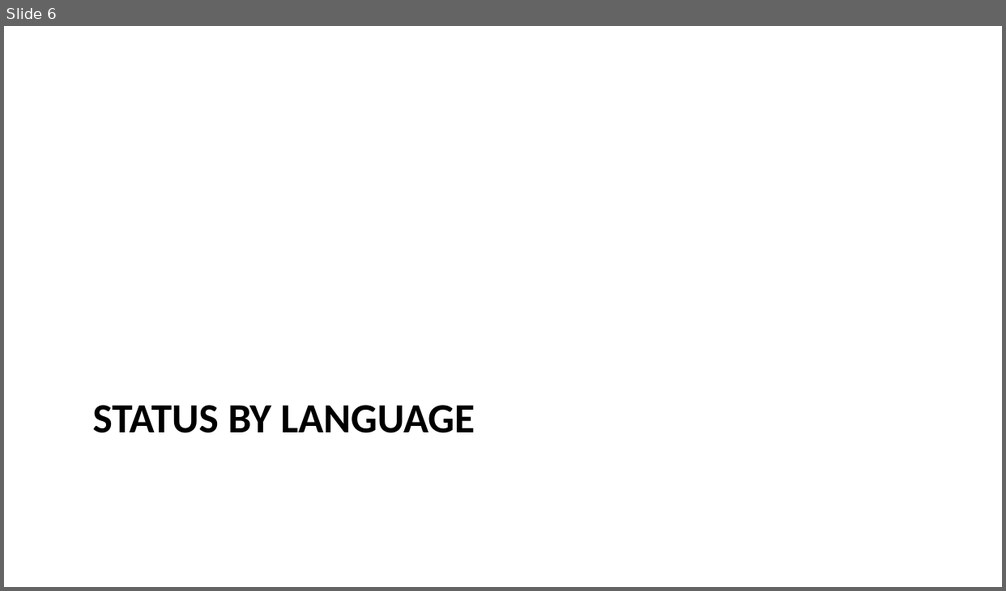
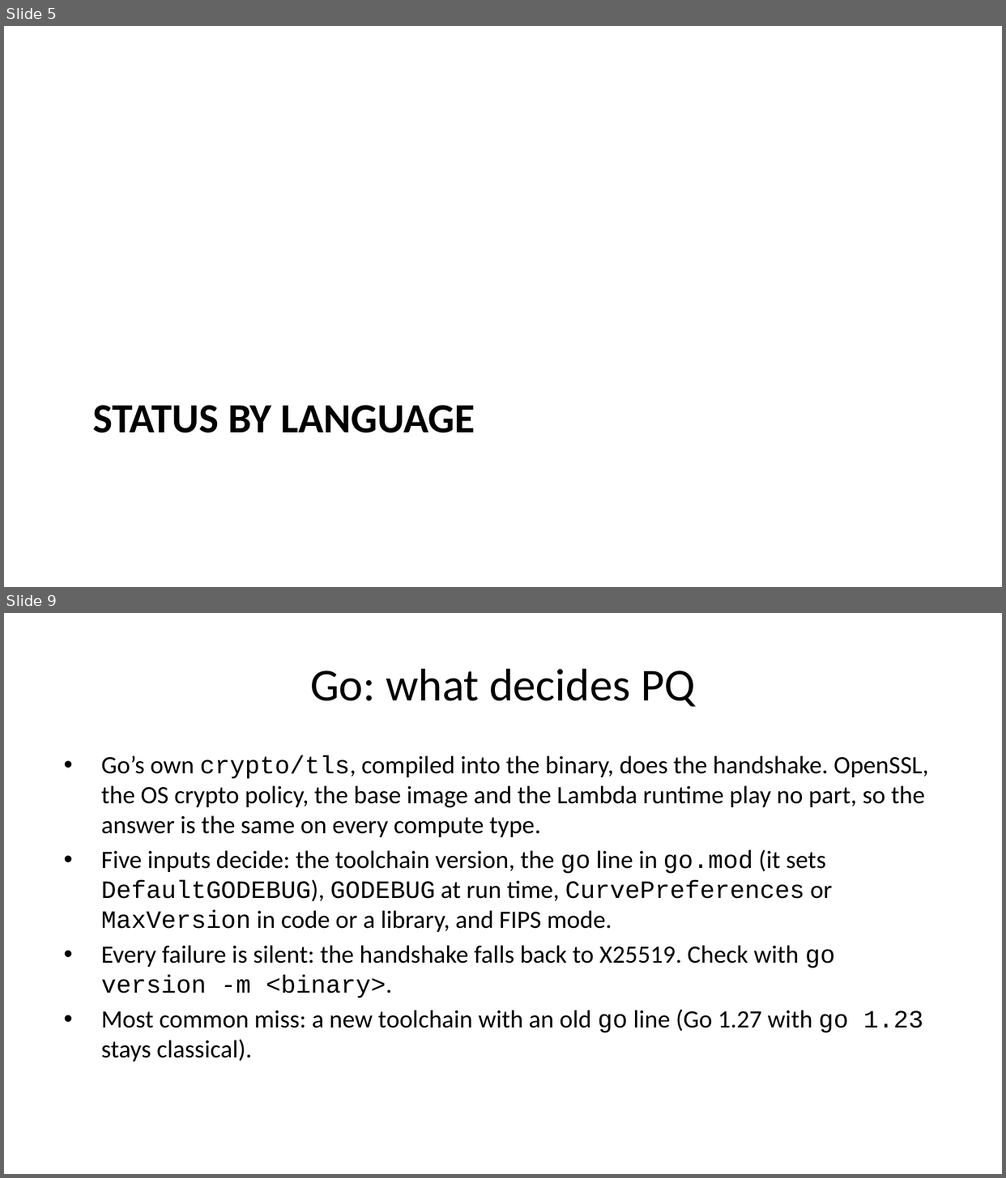
Before and after one commit to moolivkkr/PQC, a slide deck: PQC-Summary.pptx. Shown one above the other, each under a label of ours: slide 6 before the commit, slides 5 and 9 after it; the slides between them are not shown. The pictures are 1006x591 and 1006x1178 pixels, drawn with LibreOffice and Linux fonts; fonts in the diff are those of the drawing. Boxes give left, top, right and bottom in pixels: in the first picture for what was removed or moved away, otherwise in the second. Text is boxed around its words. In the diff, an @@ line names an element or a change of style, - is before the commit and + after.

Commit message:
Deck: three detail slides per language and an ALB/NLB slide; smaller body font template so slides fit
- Per language: what decides PQ, versions/compute types and fixes, pitfalls and e2e evidence
- ALB/NLB: listener policy (not the certificate) turns PQ on; backend leg uses the PQ backend policy
- e2e README: LocalStack ALB ignores SslPolicy (probe: 2016-08 listener still negotiated X25519MLKEM768), so no ALB case
- 03-go: ALB-to-target leg uses ELBSecurityPolicy-TLS13-1-0-PQ-2025-09 (AWS docs) instead of 'not confirmed'
- Rebuilt HTML, PDF, DOCX; deck rendered and checked slide by slide

```diff
--- a/PQC-Summary.pptx
+++ b/PQC-Summary.pptx
@@ slide 9 added at bbox=[4, 613, 1002, 1174], background #FFFFFF @@
@@ title added at bbox=[310, 668, 695, 707], 33 pt, text #000000 @@
+Go: what decides PQ
@@ text added at bbox=[101, 756, 928, 1062], 18 pt, text #000000 @@
+• Go’s own crypto/tls, compiled into the binary, does the handshake. OpenSSL, the OS crypto policy, the base image and the Lambda runtime play no part, so the answer is the same on every compute type.
+• Five inputs decide: the toolchain version, the go line in go.mod (it sets DefaultGODEBUG), GODEBUG at run time, CurvePreferences or MaxVersion in code or a library, and FIPS mode.
+• Every failure is silent: the handshake falls back to X25519. Check with go version -m <binary>.
+• Most common miss: a new toolchain with an old go line (Go 1.27 with go 1.23 stays classical).
@@ what was slide 6 is now slide 5 @@
```
Also in this commit, not shown: 10 slides changed, 17 other slides added, 2 slides removed, 8 other files.
